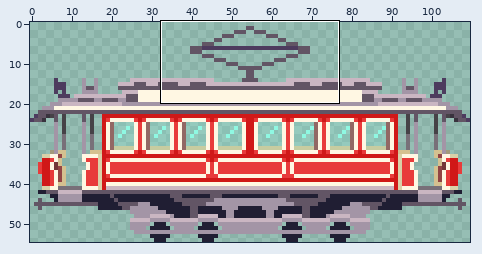
Sprite sheet -- assets/graphics/geniusz/obciąg4.png. Above, an overview of the earlier version with the close-up marked.
Close-up. Before:
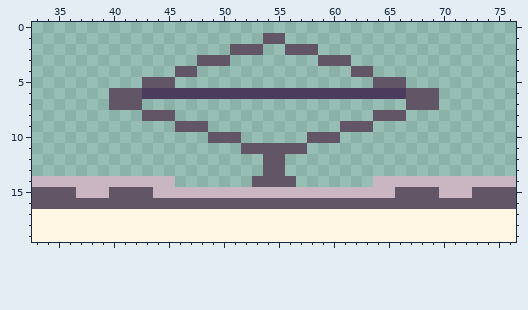
The file is 315x180 pixels. Colours within 5 levels of each other are drawn and written as one. Shown: x 33..76, y 0..19. The old version is drawn lined up with the new one, on the new canvas. The commit also changed other parts of the picture, which this record leaves out.
And afterwards:
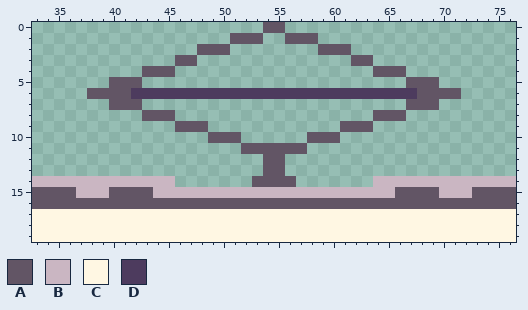
Palette (. is transparent): A #625565  B #cab6c2  C #fff7e3  D #4d3b5e
From old to new:
canvas 315x180 -> 110x55, the old top-left corner now at -102,-98 (the part of the old canvas that was cut away was empty and is not shown)
@@ x 33..76 @@
- 0 ............................................
- 1 .....................AA.....................
- 2 ..................AAA..AAA..................
- 3 ...............AAA........AAA...............
- 4 .............AA..............AA.............
- 5 ..........AAA..................AAA..........
- 6 .......AAADDDDDDDDDDDDDDDDDDDDDDDDAAA.......
+ 0 .....................AA.....................
+ 1 ..................AAA..AAA..................
+ 2 ...............AAA........AAA...............
+ 3 .............AA..............AA.............
+ 4 ..........AAA..................AAA..........
+ 5 .......AAA........................AAA.......
+ 6 .....AAAADDDDDDDDDDDDDDDDDDDDDDDDDDAAAA.....
  7 .......AAA........................AAA.......
Where, in picture pixels (left, top, right, bottom), the same in both close-ups:
changed: (87, 22, 461, 99)
